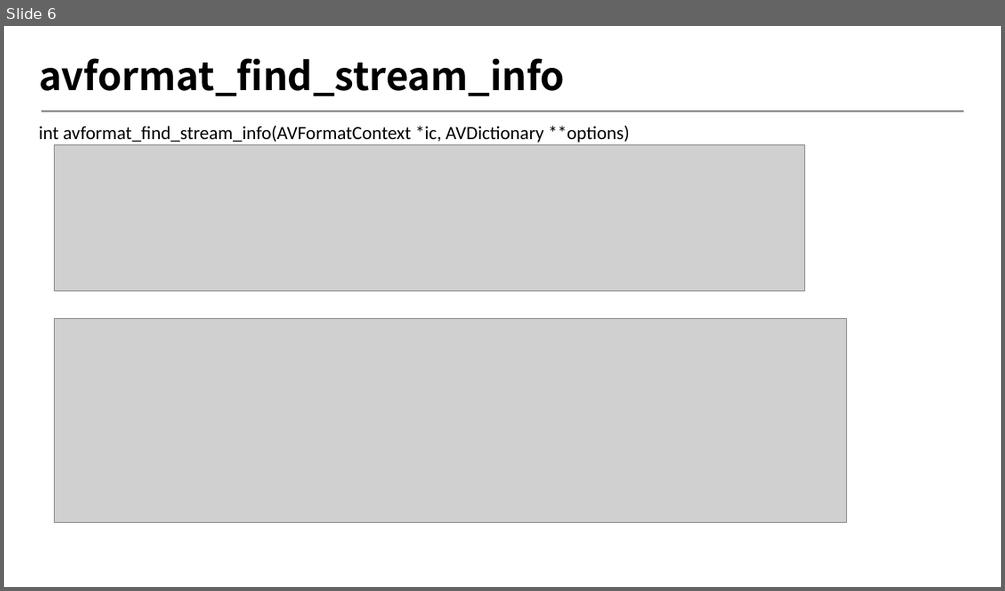
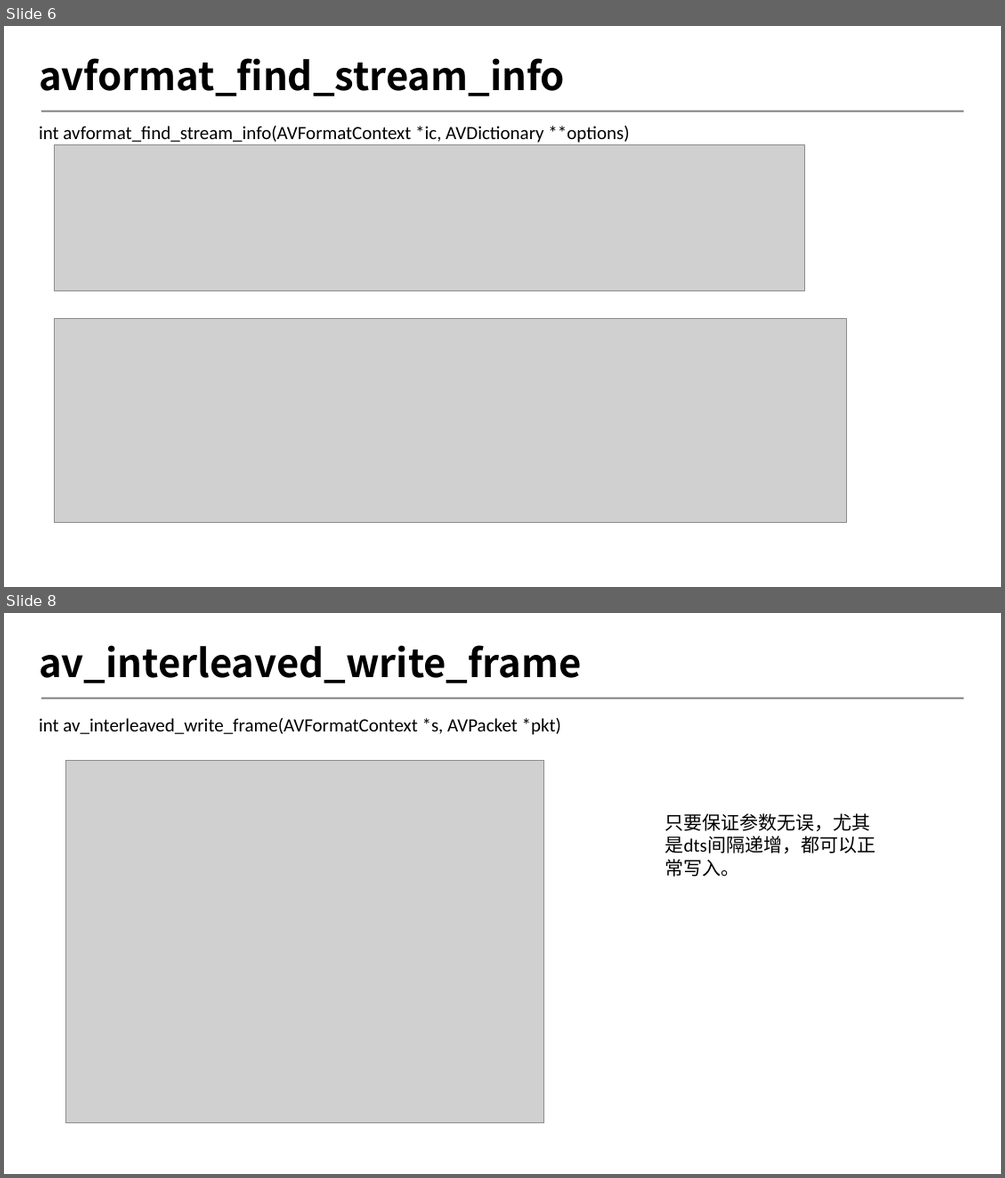
Before and after one commit to byrgyj/Document, a slide deck: PPT/FFmpeg Demux.pptx. Shown one above the other, each under a label of ours: slide 6 before the commit, slides 6 and 8 after it; the slides between them are not shown. The pictures are 1005x591 and 1005x1178 pixels, drawn with LibreOffice and Linux fonts; fonts in the diff are those of the drawing; grey boxes stand for pictures; background and template pictures are left out. Boxes give left, top, right and bottom in pixels: in the first picture for what was removed or moved away, otherwise in the second. Text is boxed around its words. In the diff, an @@ line names an element or a change of style, - is before the commit and + after.

```diff
--- a/PPT/FFmpeg Demux.pptx
+++ b/PPT/FFmpeg Demux.pptx
@@ slide 8 added at [4, 613, 1001, 1174], background #FFFFFF; not listed: 1 template element that a slide beside it also shows @@
@@ title added at [39, 645, 581, 683], 37.3 pt, text #000000, bold @@
+av_interleaved_write_frame
@@ text added at [39, 718, 561, 735], 18 pt, text #000000 @@
+int av_interleaved_write_frame(AVFormatContext *s, AVPacket *pkt)
@@ picture added at [66, 761, 544, 1123] @@
@@ text added at [665, 813, 875, 876], 18 pt, text #000000 @@
+只要保证参数无误，尤其是dts间隔递增，都可以正常写入。
```
Also in this commit, not shown: 2 slides changed, 1 other slide added.
